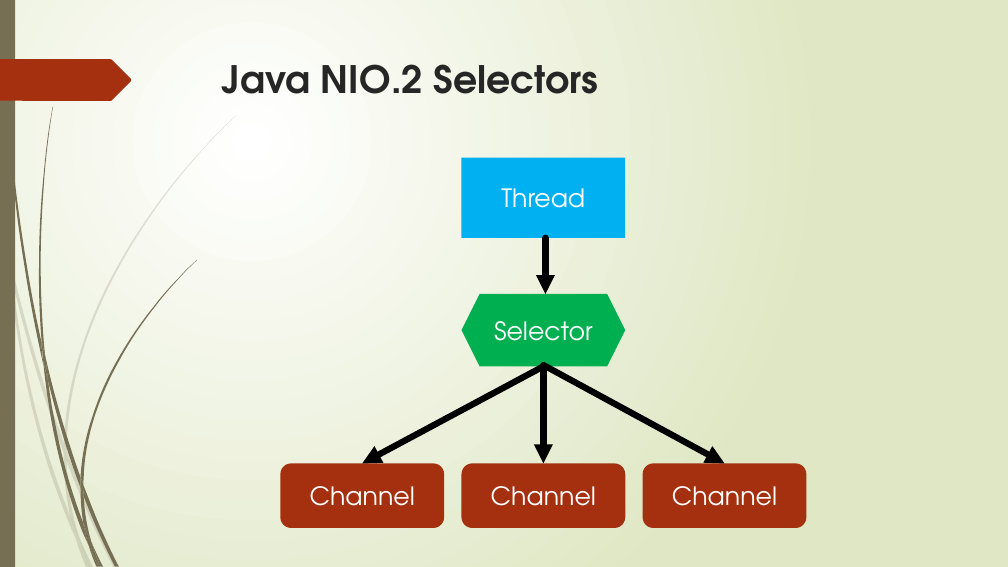
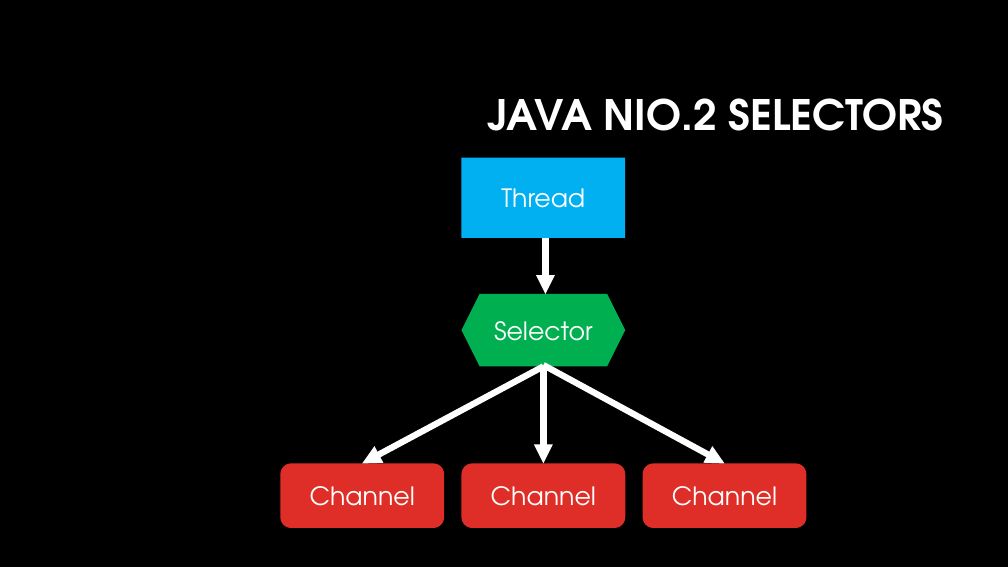
Before and after one commit to manoelcampos/sistemas-distribuidos, a slide deck: slide 2 of projects/03-non-blocking-chat-socketchannel-nio2/chat-non-blocking.pptx. Drawn at 1008x567 pixels with LibreOffice and Linux fonts; fonts in the diff are those of the drawing; background and template pictures are left out. Boxes give left, top, right and bottom in pixels: in the first picture for what was removed or moved away, otherwise in the second. Text is boxed around its words. In the diff, an @@ line names an element or a change of style, - is before the commit and + after.

```diff
--- a/projects/03-non-blocking-chat-socketchannel-nio2/chat-non-blocking.pptx
+++ b/projects/03-non-blocking-chat-socketchannel-nio2/chat-non-blocking.pptx
@@ background gradient #FFFFFF to #DFE8C4 to #000000 @@
@@ rectangle removed at (x1=0, y1=0, x2=15, y2=567) @@
@@ freeform shape removed at (x1=0, y1=59, x2=132, y2=101) @@
@@ title "JAVA NIO.2 SELECTORS" at (x1=488, y1=98, x2=944, y2=131): vertical alignment top to middle @@
@@ title at (x1=488, y1=98, x2=944, y2=131): text changed; size 36 to 40 pt; text colour #262626 to #FFFFFF @@
-Java NIO.2 Selectors
+JAVA NIO.2 SELECTORS
@@ arrow (546, 238) - (546, 294): stroke #000000 6 pt to #FFFFFF 6 pt @@
@@ arrow (544, 367) - (362, 464): stroke #000000 6 pt to #FFFFFF 6 pt @@
@@ arrow (544, 367) - (544, 464): stroke #000000 6 pt to #FFFFFF 6 pt @@
@@ arrow (544, 365) - (724, 464): stroke #000000 6 pt to #FFFFFF 6 pt @@
@@ fill #A53010 to #DF2E28 in 3 elements at (x1=281, y1=464, x2=445, y2=528), (x1=461, y1=464, x2=625, y2=528), (x1=643, y1=464, x2=807, y2=528) @@
@@ group removed at (x1=0, y1=116, x2=236, y2=567): 10 freeform shapes @@
@@ group removed at (x1=2, y1=0, x2=197, y2=567): 12 freeform shapes @@
```
Also in this commit, not shown: 14 other slides changed, 2 other files.
